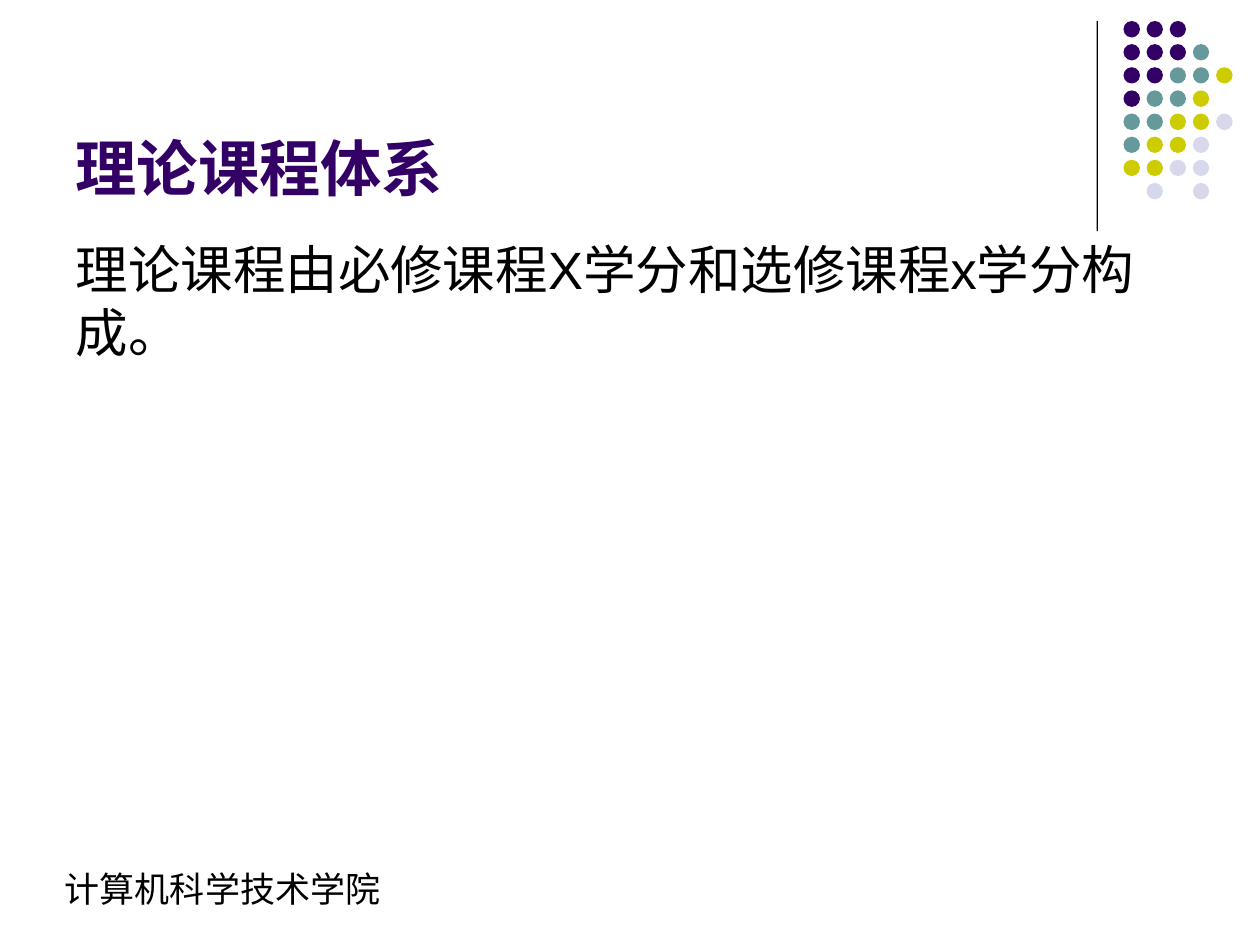
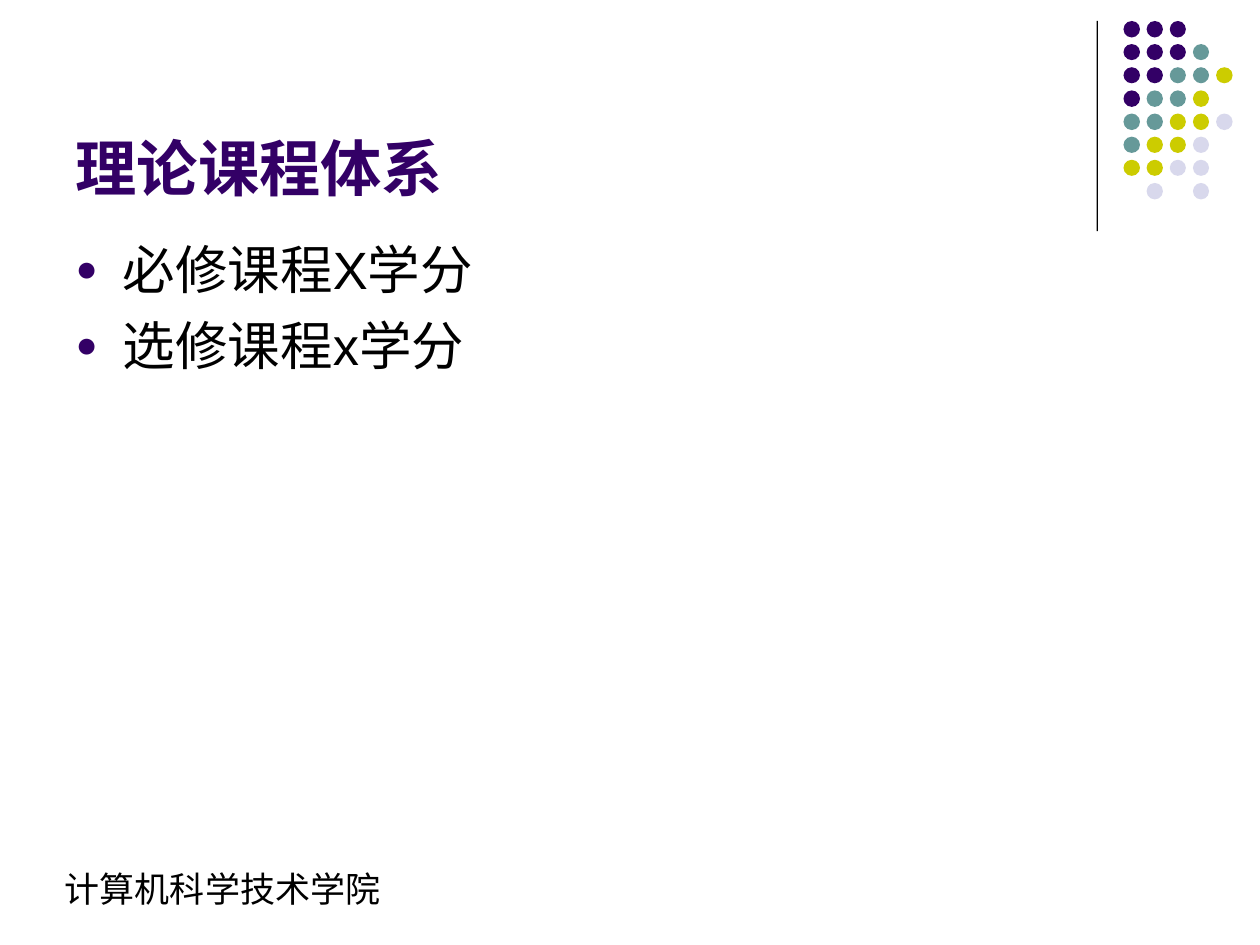
Before and after one commit to ciecclm/2016-, a slide deck: slide 5 of 网络编程培养方案汇报.ppt. Drawn at 1260x945 pixels with LibreOffice and Linux fonts; fonts in the diff are those of the drawing. Boxes give left, top, right and bottom in pixels: in the first picture for what was removed or moved away, otherwise in the second. Text is boxed around its words. In the diff, an @@ line names an element or a change of style, - is before the commit and + after.

```diff
--- a/网络编程培养方案汇报.ppt
+++ b/网络编程培养方案汇报.ppt
@@ text at <box>123,244,473,370</box>: text changed @@
-理论课程由必修课程X学分和选修课程x学分构成。
+● 必修课程X学分
+● 选修课程x学分
```
Also in this commit, not shown: 1 other slide changed, 1 other file.
